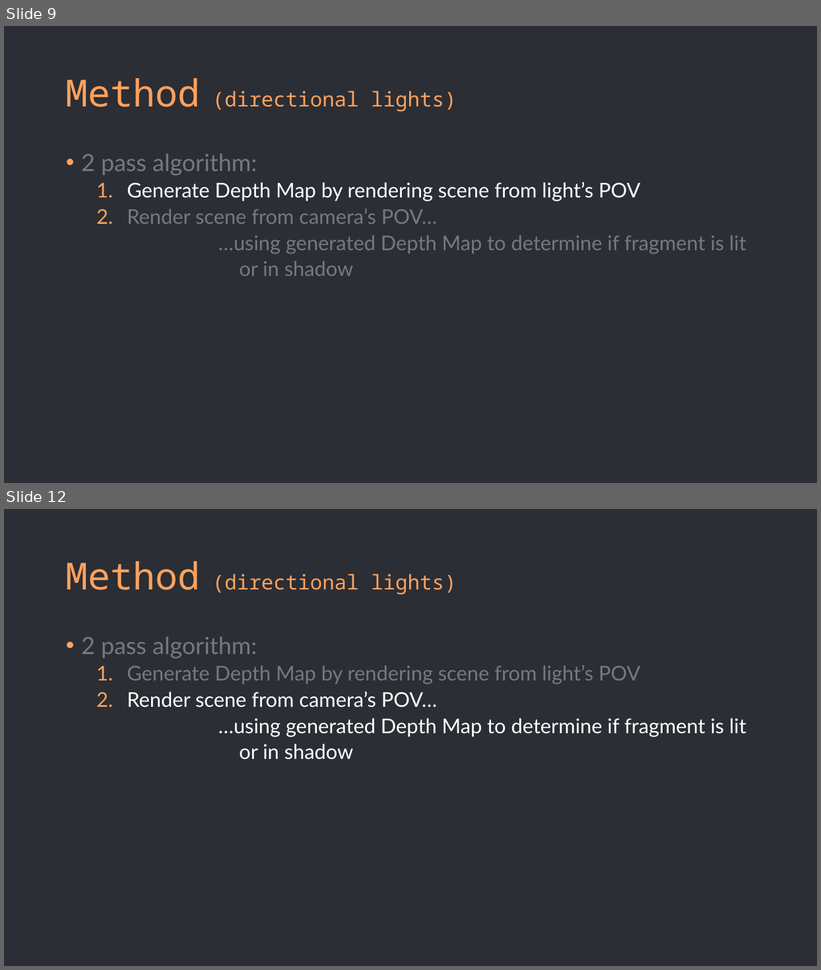
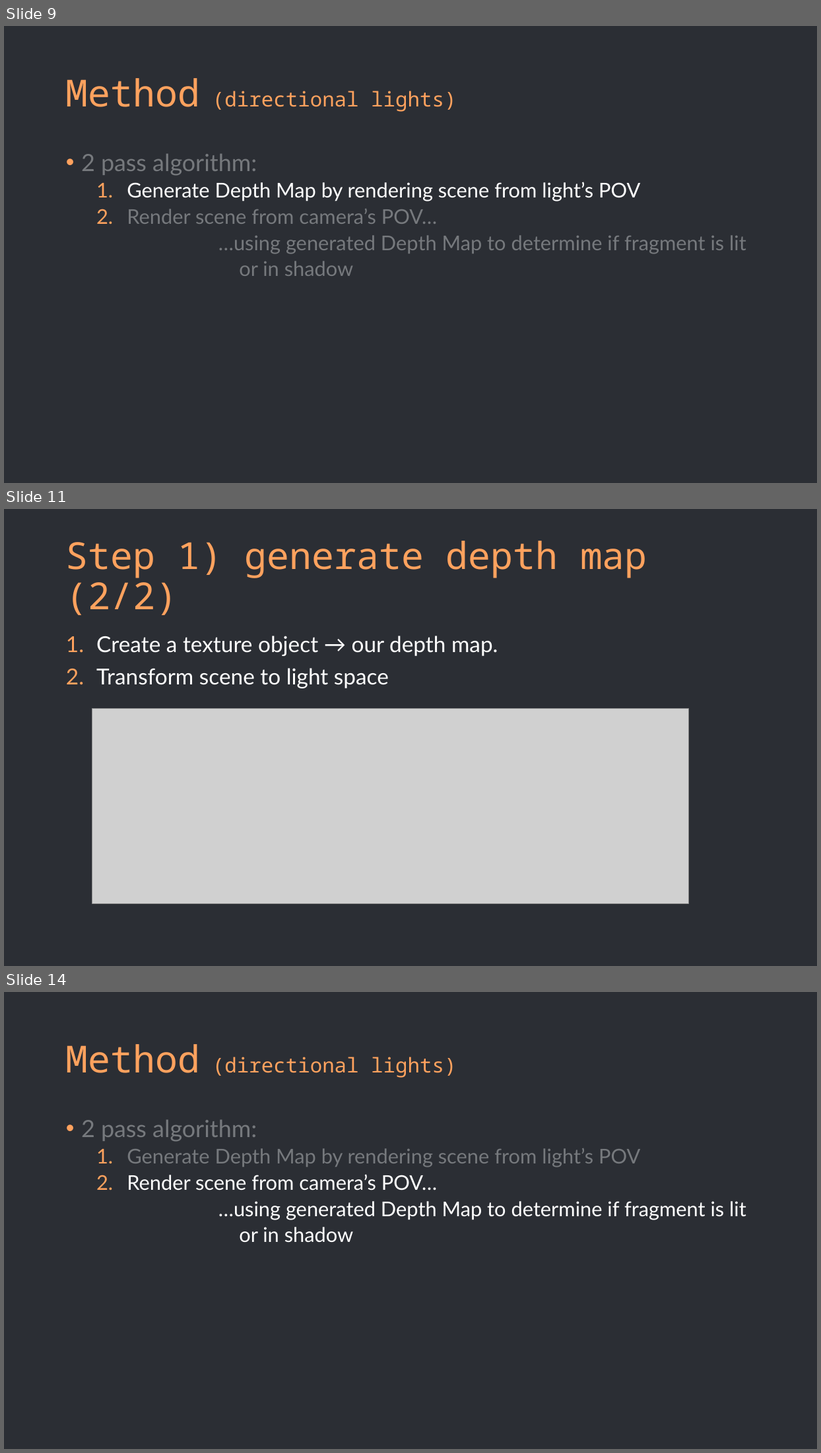
Before and after one commit to Alba-NR/ShadowMapping_TechTalk, a slide deck: slides/slides.pptx. Shown one above the other, each under a label of ours: slides 9 and 12 before the commit, slides 9, 11 and 14 after it; the slides between them are not shown. The pictures are 821x970 and 821x1453 pixels, drawn with LibreOffice and Linux fonts; fonts in the diff are those of the drawing; grey boxes stand for pictures. Boxes give left, top, right and bottom in pixels: in the first picture for what was removed or moved away, otherwise in the second. Text is boxed around its words. In the diff, an @@ line names an element or a change of style, - is before the commit and + after.

Commit message:
Created & added some diagrams to slides
Diagrams for transformations to light space.

```diff
--- a/slides/slides.pptx
+++ b/slides/slides.pptx
@@ slide 11 added at <box>4,509,817,966</box>, background #2B2E34 @@
@@ title added at <box>66,541,648,615</box>, 44 pt, text #FFA25E @@
+Step 1) generate depth map (2/2)
@@ text added at <box>96,636,498,689</box>, 26 pt, text #FFFFFF @@
+1. Create a texture object → our depth map.
+2. Transform scene to light space
@@ picture added at <box>92,708,689,904</box> @@
@@ what was slide 12 is now slide 14 @@
```
Also in this commit, not shown: 2 slides changed, 1 other slide added, 4 other files.
